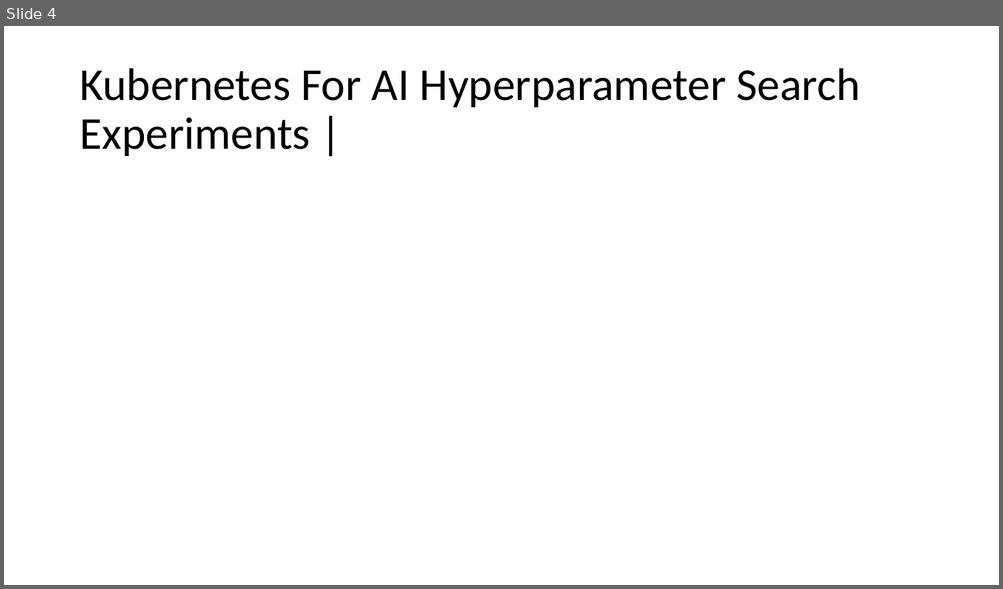
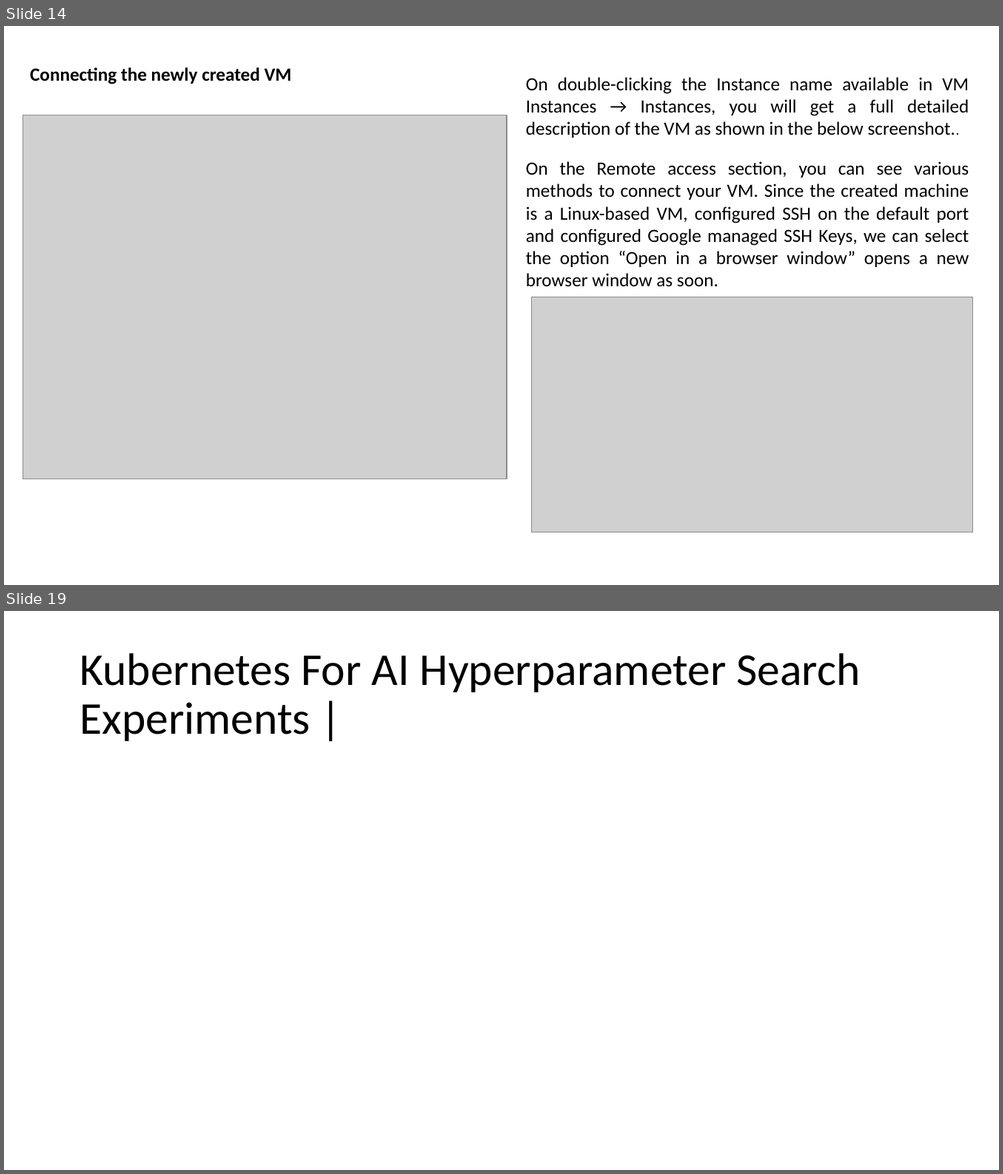
Before and after one commit to amelcharolinesgn2/ClouD-Infrastructure-SISKA-2025, a slide deck: Lab2-B_Machine Learning Model with Docker and Kubernetes on Google Cloud Platform.pptx. Shown one above the other, each under a label of ours: slide 4 before the commit, slides 14 and 19 after it; the slides between them are not shown. The pictures are 1003x589 and 1003x1174 pixels, drawn with LibreOffice and Linux fonts; fonts in the diff are those of the drawing; grey boxes stand for pictures. Boxes give left, top, right and bottom in pixels: in the first picture for what was removed or moved away, otherwise in the second. Text is boxed around its words. In the diff, an @@ line names an element or a change of style, - is before the commit and + after.

```diff
--- a/Lab2-B_Machine Learning Model with Docker and Kubernetes on Google Cloud Platform.pptx
+++ b/Lab2-B_Machine Learning Model with Docker and Kubernetes on Google Cloud Platform.pptx
@@ slide 14 added at <box>4,26,999,585</box>, background #FFFFFF @@
@@ text added at <box>30,67,292,84</box>, 18 pt, text #000000, bold @@
+Connecting the newly created VM
@@ text added at <box>526,77,969,287</box>, 18 pt, text #000000 @@
+On double-clicking the Instance name available in VM Instances → Instances, you will get a full detailed description of the VM as shown in the below screenshot..
+On the Remote access section, you can see various methods to connect your VM. Since the created machine is a Linux-based VM, configured SSH on the default port and configured Google managed SSH Keys, we can select the option “Open in a browser window” opens a new browser window as soon.
@@ picture added at <box>22,115,507,479</box> @@
@@ picture added at <box>532,297,973,533</box> @@
@@ what was slide 4 is now slide 19 @@
```
Also in this commit, not shown: 1 slide changed, 16 other slides added, 2 slides removed.
